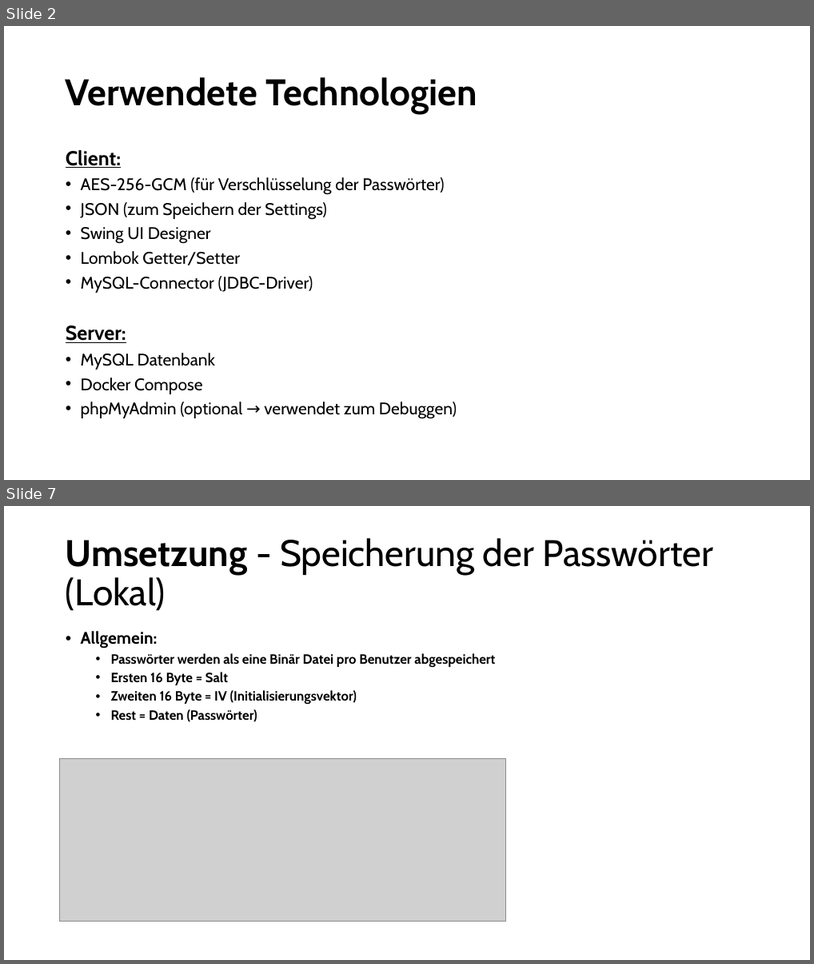
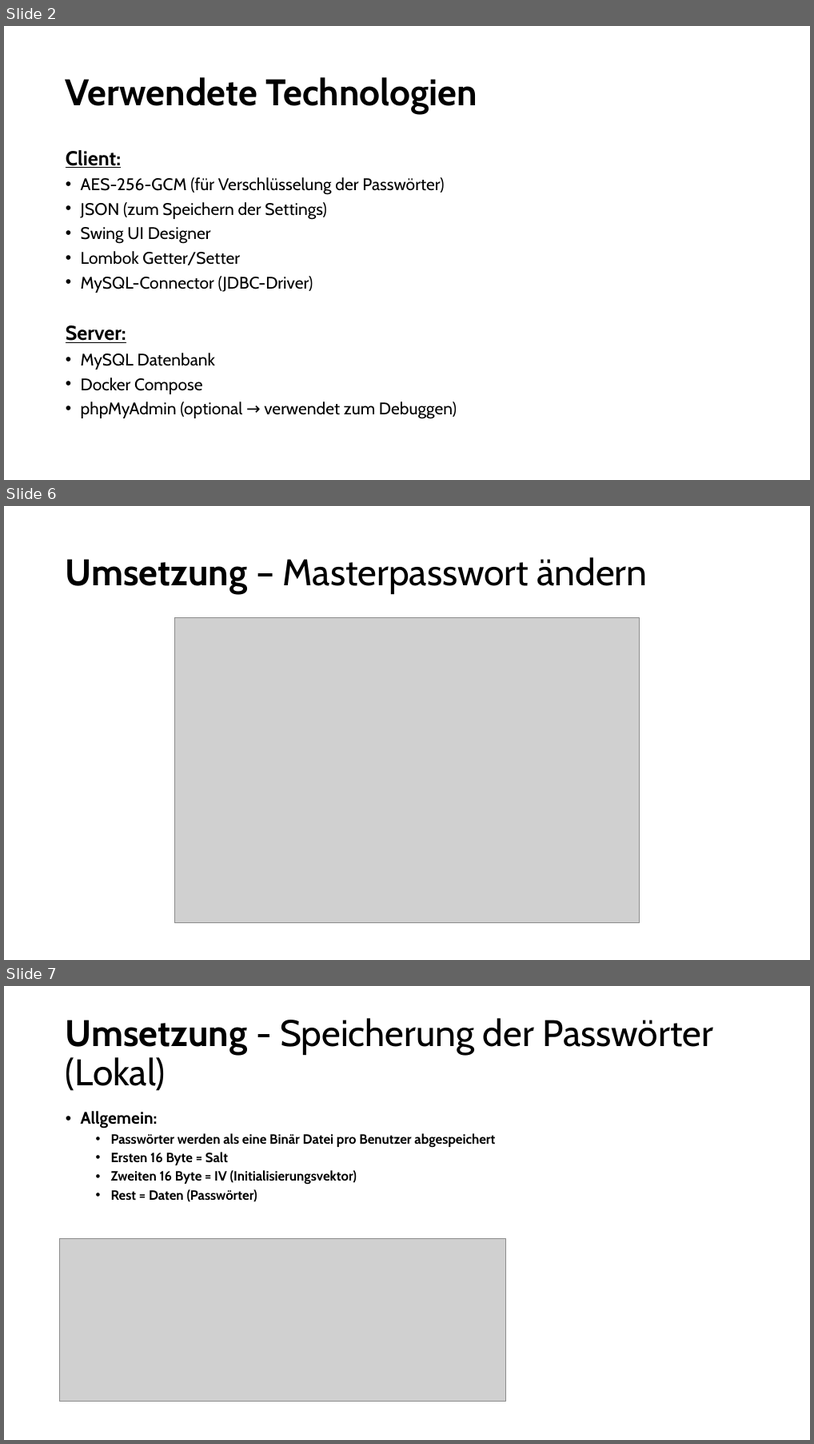
Before and after one commit to NykyTV/PasswortManager, a slide deck: pp/Presentation.pptx. Shown one above the other, each under a label of ours: slides 2 and 7 before the commit, slides 2, 6 and 7 after it; the slides between them are not shown. The pictures are 814x964 and 814x1444 pixels, drawn with LibreOffice and Linux fonts; fonts in the diff are those of the drawing; grey boxes stand for pictures. Boxes give left, top, right and bottom in pixels: in the first picture for what was removed or moved away, otherwise in the second. Text is boxed around its words. In the diff, an @@ line names an element or a change of style, - is before the commit and + after.

```diff
--- a/pp/Presentation.pptx
+++ b/pp/Presentation.pptx
@@ slide 6 added at (x1=4, y1=506, x2=810, y2=960), background #FFFFFF @@
@@ title added at (x1=66, y1=557, x2=648, y2=594), 44 pt, text #000000 @@
+Umsetzung – Masterpasswort ändern
@@ picture added at (x1=175, y1=618, x2=640, y2=922) @@
```
Also in this commit, not shown: 3 slides changed, 1 slide removed, 1 other file.
